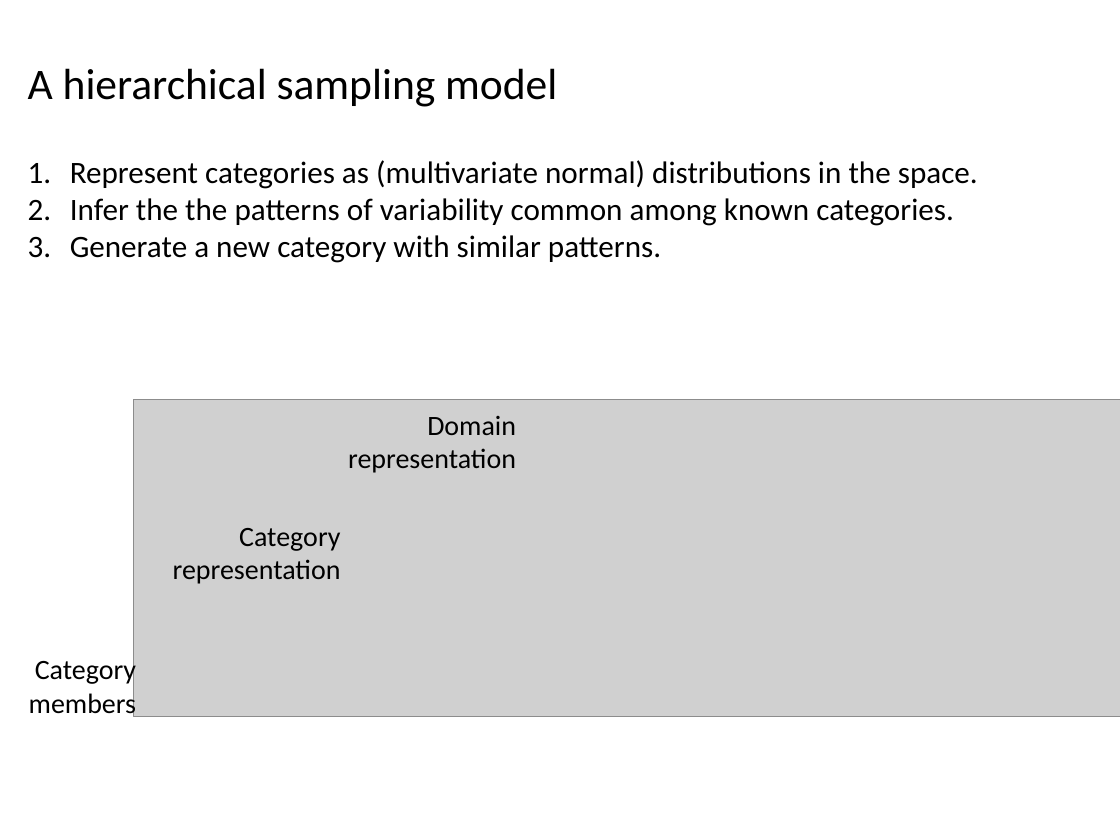
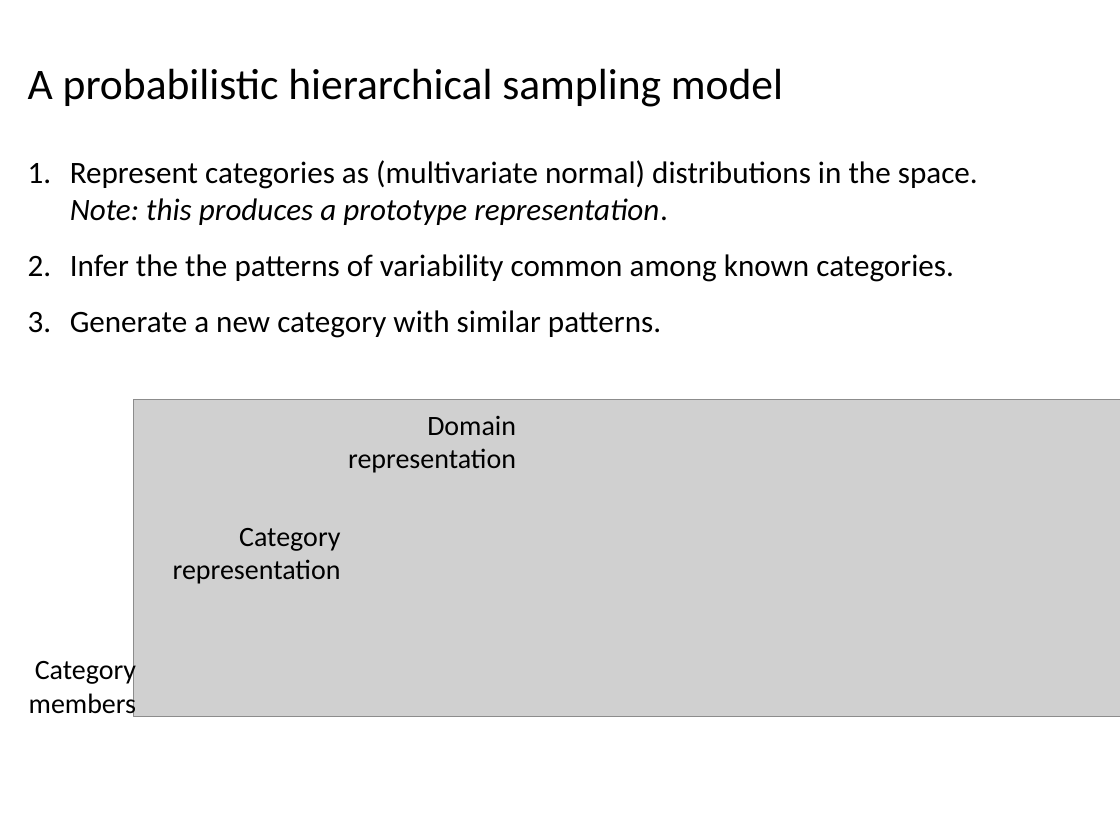
Before and after one commit to AusterweilLab/generating_categories, a slide deck: slide 13 of Presentations/ccn-bbag-march-2-2017.pptx (slide 10 before the commit). Drawn at 1120x840 pixels with LibreOffice and Linux fonts; fonts in the diff are those of the drawing; grey boxes stand for pictures. Boxes give left, top, right and bottom in pixels: in the first picture for what was removed or moved away, otherwise in the second. Text is boxed around its words. In the diff, an @@ line names an element or a change of style, - is before the commit and + after.

```diff
--- a/Presentations/ccn-bbag-march-2-2017.pptx
+++ b/Presentations/ccn-bbag-march-2-2017.pptx
@@ text at [28,68,783,107]: text changed @@
-A hierarchical sampling model
+A probabilistic hierarchical sampling model
@@ text at [70,160,978,225]: text changed @@
-1. Represent categories as (multivariate normal) distributions in the space.
+1. Represent categories as (multivariate normal) distributions in the space. Note: this produces a prototype representation.
@@ text at [70,254,954,338]: more space between paragraphs @@
```
Also in this commit, not shown: 14 other slides changed, 5 slides added, 1 other file.
